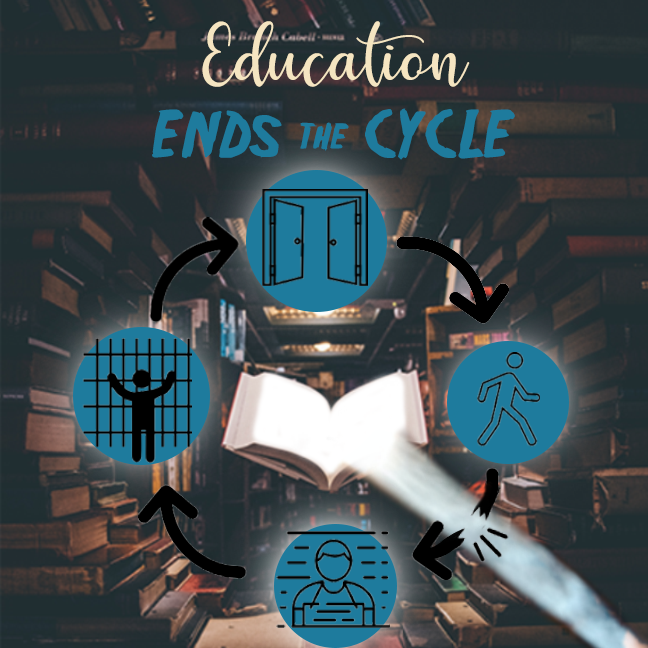
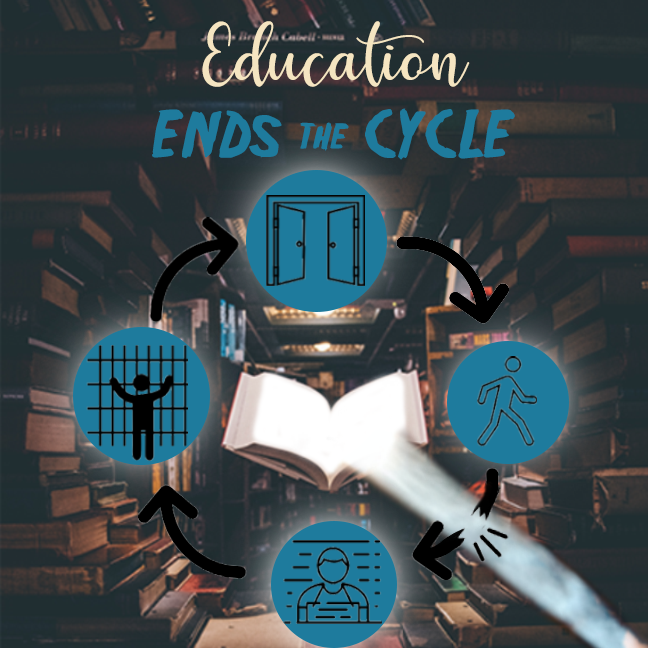
Layers edited between the first and the second 648 x 648 image:
painted on "Layer 6" over [477,352,540,447]
painted on "Layer 4" over [82,338,192,463]
painted on "Layer 3" over [262,189,368,286]
painted on "Layer 2" over [276,531,390,628]
painted on "Ellipse 1" (1st of 4) over [271,521,397,648]
